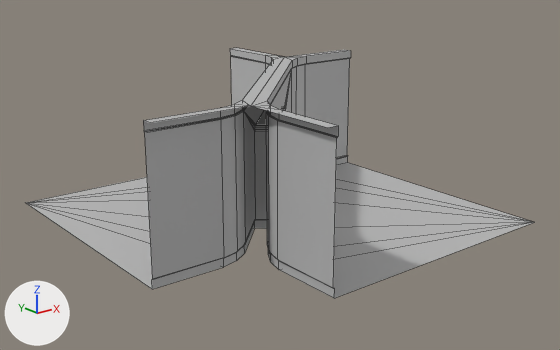
Before and after pictures for a commit that changed the FBX model Assets/Models/Residential Building Models/resWallDoorCorner.fbx.
One viewpoint serves both versions: a 50 mm lens placed at (-9.94, -12.73, 5.91), pointed at (0.04, -0.26, 0.92). The lights are fixed; the arrows at lower left show +X, +Y and +Z. Mesh edges are drawn as thin lines. Where no turn or scale is listed for an object, it has been applied to the vertices.

Objects in the first picture: 'resWallCornerDoor'.
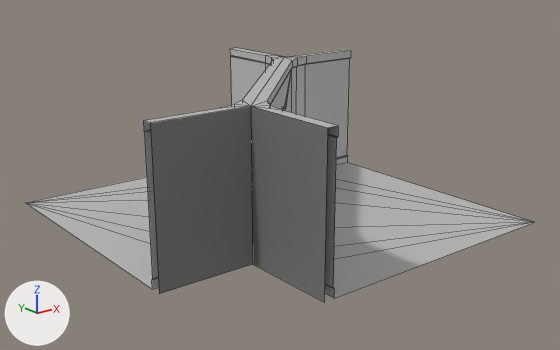
Changed parts and their boxes (x1, y1, x2, y2) in the pictures (560 x 350 px):
'resWallCornerDoor', reshaped
    before: (26, 48, 534, 298)
    after: (26, 48, 534, 302)
part 1 of me_mesh, added
    after: (150, 106, 328, 302)

What the commit changed:
Material 'Black' (mat_black) is new.
Its base color is (0.184, 0.184, 0.184) (grey #777777).
me_mesh has 244 vertices, 234 faces and spans x -4.0..4.0, y -4.0..4.0, z 0.0..3.0.
me_mesh is used by ob_reswallcornerdoor; location (0.0, 0.0, 0.0).
Verts and faces of me_mesh; kept vertices keep their numbers, new ones are numbered from 244.
Before the commit, vertices of me_mesh: 10 (-2.0, -2.0, 3.0) at pixel (250, 106), 11 (2.0, 2.0, 3.0) at pixel (284, 56), 12 (4.0, 2.0, 3.0) at pixel (344, 49), 14 (-2.0, -4.0, 3.0) at pixel (327, 127), 133 (2.0, 4.0, 3.0) at pixel (236, 47).
Before the commit, vertices of me_mesh: 135 (-4.0, -2.0, 3.0) at pixel (150, 122).
Part 1, on me_mesh:
New vertices 244 to 249 stand at vertices 10, 11, 12, 14, 133, 135, in that order, plus (0.0, 0.0, -3.0).
New faces: (11, 12, 246, 245), (10, 244, 247, 14), (11, 245, 248, 133), (10, 135, 249, 244) (mat_black (grey #777777)).
me_mesh now uses material mat_black (grey #777777).
